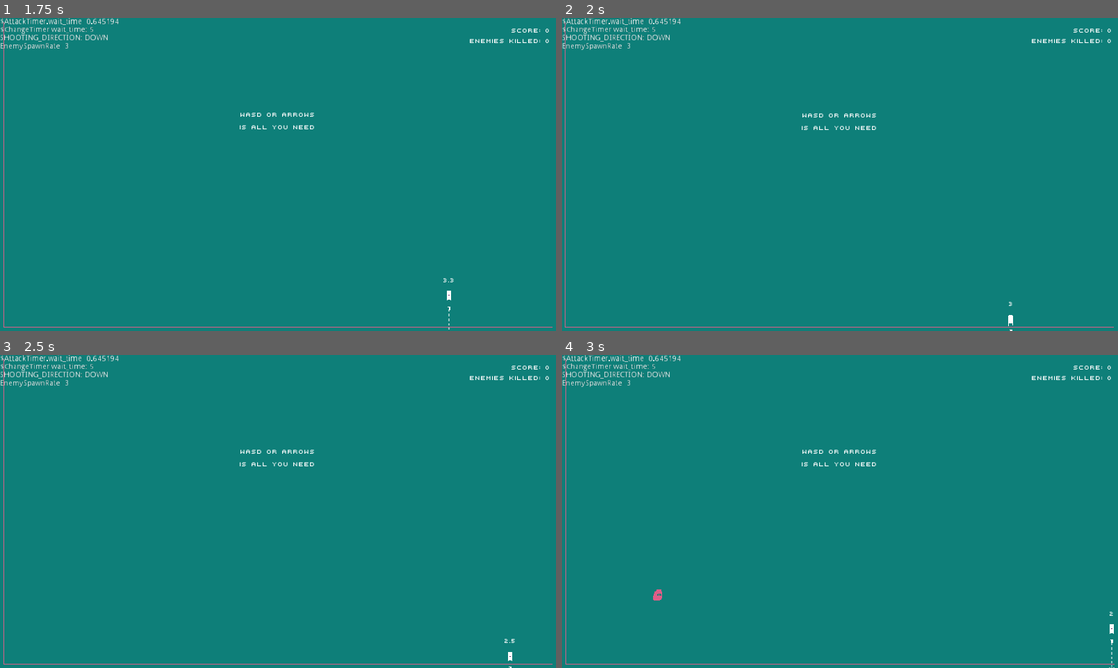
Above: before the commit, frames 1-4 (two rows, left to right).
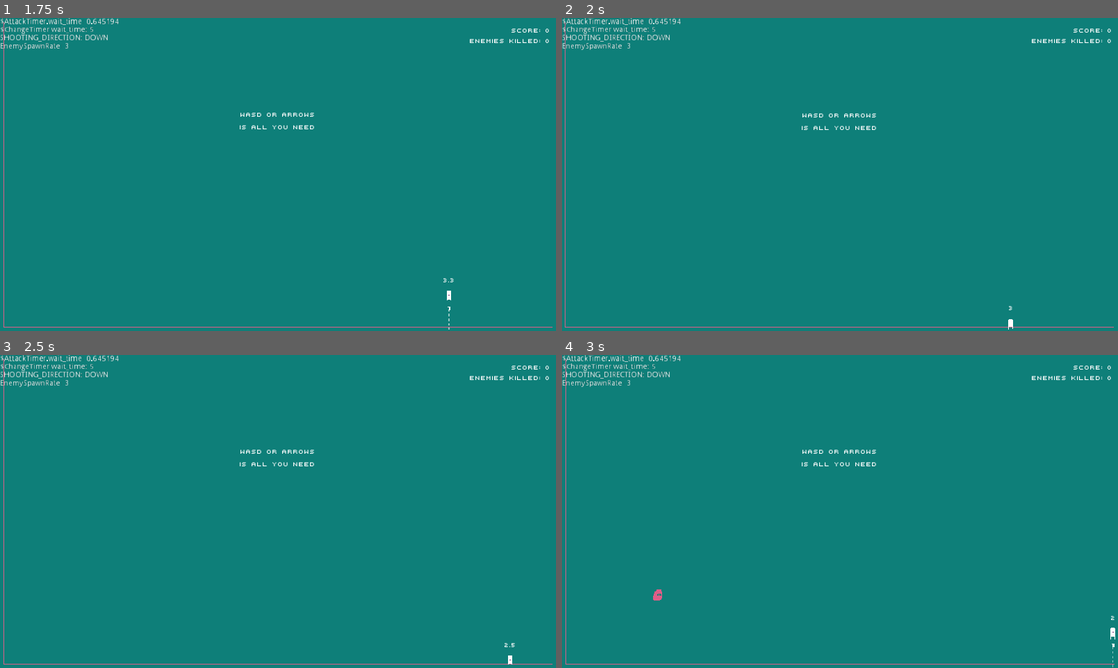
Above: after the commit, the same moments.

Repository: skarnl/gmtk-game-jam
Game: Godot game, scene res://screens/game/game.tscn
Two runs of this game, one before a commit and one after it. Both use one fixed random seed, a clock stepped at 60 frames per second and the inputs below. This scene is started directly instead of the project's main scene. Sound files missing from this copy of the repository are replaced by a short silence.
Inputs (mouse positions are in pixels of both pictures, inside the frame that each line leads up to):
- Up to frame 1 (1.75 s): tap Enter at 0.5 s; move the mouse to (400, 158) at 0.52 s; hold Right (ui_right) 0.53-1.28 s; click (400, 158) at 0.67 s; move the mouse to (166, 190) at 1.27 s; hold Down (ui_down) from 1.28 s (still down)
- Up to frame 2 (2 s): keep holding Down (ui_down)
- Up to frame 3 (2.5 s): move the mouse to (333, 442) at 2.02 s; release Down (ui_down) at 2.03 s; hold Right (ui_right) from 2.03 s (still down)
- Up to frame 4 (3 s): move the mouse to (812, 574) at 2.77 s; release Right (ui_right) at 2.78 s; hold Up (ui_up) from 2.78 s (still down); click (812, 574) at 2.92 s

Frame 1 is identical in both runs. In frame 2, less than 0.1% of the frame differs, in the area x 80-82%, y 90-100%; in frame 3, less than 0.1%; in frame 4, less than 0.1%, in the area x 98-100%, y 82-100%.

Commit message:
Tweak collision shapes

Diff:
--- a/entities/enemy.gd
+++ b/entities/enemy.gd
@@ -34,9 +34,17 @@
 	var motion = (player_reference.get_global_position() - global_position)
 	move_and_slide(motion.normalized() * movement_speed)
 
-	$Sprite.flip_h = motion.normalized().x > 0
+	var flip = motion.normalized().x > 0
+	$Sprite.flip_h = flip
 
-#	look_at(player_reference.position)
+	var collisionScale = $Area2D/CollisionPolygon2D.scale
+
+	if flip:
+		collisionScale.x = -1
+	else:
+		collisionScale.x = 1
+
+	$Area2D/CollisionPolygon2D.scale = collisionScale
 
 
 func _disable_collisions():
--- a/entities/enemy.tscn
+++ b/entities/enemy.tscn
@@ -93,8 +93,7 @@
 collision_mask = 8
 
 [node name="CollisionPolygon2D" type="CollisionPolygon2D" parent="Area2D"]
-visible = false
-polygon = PoolVector2Array( -0.502693, -12.1874, 9.05404, -0.152988, 8.70008, 11.5275, -6.75586, 11.2915, -9.4695, 4.21243, -9.23353, -8.76584, -5.22206, -13.0133 )
+polygon = PoolVector2Array( -1.36485, -9.82001, 6.14362, 1.02556, 5.80991, 8.86774, -5.20251, 9.53516, -7.53848, 3.69524, -7.70534, -6.1492, -5.20251, -10.1537 )
 
 [node name="DeathSound" type="AudioStreamPlayer2D" parent="."]
 stream = ExtResource( 4 )
--- a/entities/player.tscn
+++ b/entities/player.tscn
@@ -10,8 +10,8 @@
 [ext_resource path="res://assets/default.theme" type="Theme" id=8]
 
 [sub_resource type="CapsuleShape2D" id=1]
-radius = 4.96715
-height = 14.0057
+radius = 3.25
+height = 7.75
 
 [sub_resource type="Animation" id=2]
 resource_name = "idle"
@@ -66,9 +66,6 @@
 script = ExtResource( 2 )
 weapon_scene_path = "res://entities/weapons/ranged_weapon.tscn"
 
-[node name="CollisionShape2D" type="CollisionShape2D" parent="."]
-shape = SubResource( 1 )
-
 [node name="Sprite" type="Sprite" parent="."]
 texture = ExtResource( 1 )
 hframes = 6
@@ -80,6 +77,10 @@
 texture = ExtResource( 5 )
 hframes = 6
 frame = 5
+
+[node name="CollisionShape2D" type="CollisionShape2D" parent="."]
+position = Vector2( -0.375, -2.125 )
+shape = SubResource( 1 )
 
 [node name="AnimationPlayer" type="AnimationPlayer" parent="."]
 anims/idle = SubResource( 2 )
Not shown: 3 places in entities/enemy.tscn that only renumber resources
